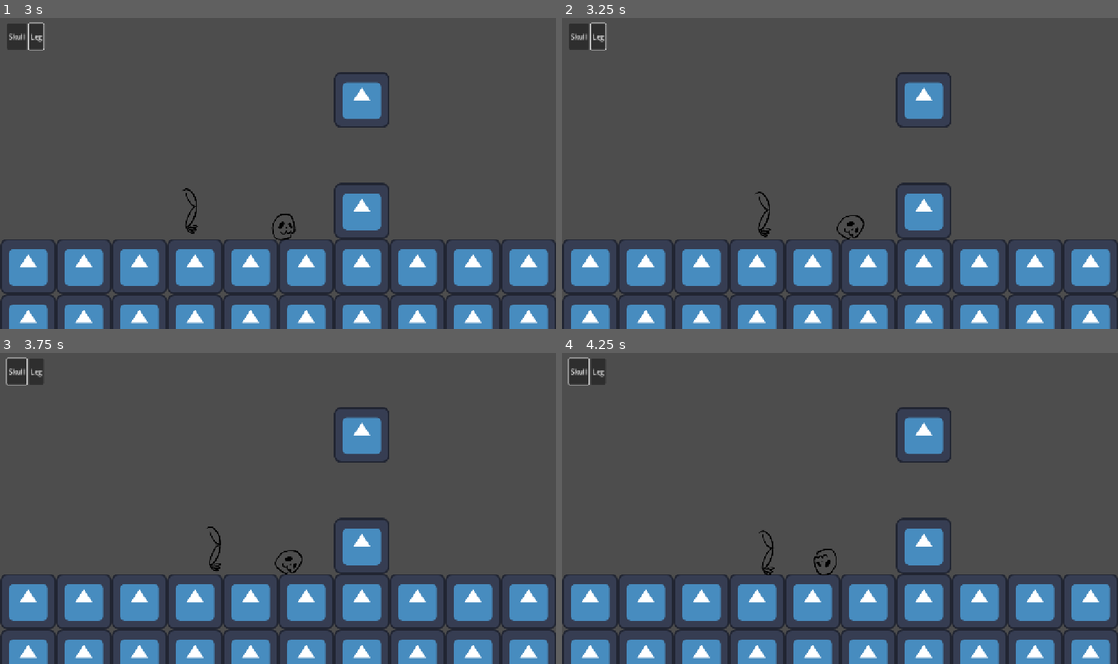
Above: before the commit, frames 1-4 (two rows, left to right).
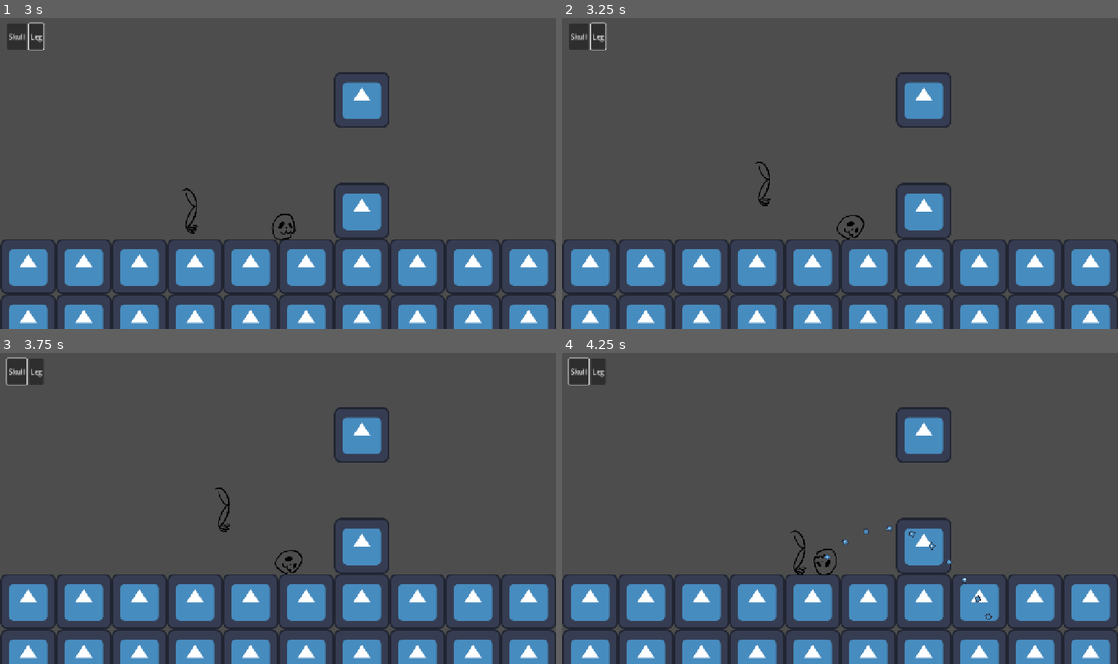
Above: after the commit, the same moments.

Repository: KettLovahr/ludum-dare-58
Game: Godot game, scene res://Scenes/Levels/01.tscn
Two runs of this game, one before a commit and one after it. Both use one fixed random seed, a clock stepped at 60 frames per second and the inputs below. The engine's default icon, where the game draws it, is replaced by a stand-in: a white triangle on a blue panel in a dark square.
Inputs (mouse positions are in pixels of both pictures, inside the frame that each line leads up to):
- Up to frame 1 (3 s): click "Skull" at 0.5 s; click "Leg" at 1.25 s; tap Enter at 2 s; move the mouse to (239, 226) at 2.02 s; hold Up (move_up) 2.03-2.78 s; hold Right (move_right) from 2.03 s (still down); tap Space (move_action) at 2.1 s; click (239, 226) at 2.17 s; move the mouse to (177, 176) at 2.77 s; tap Up (move_up) at 2.85 s; click (177, 176) at 2.92 s
- Up to frame 2 (3.25 s): keep holding Right (move_right); tap Up (move_up) at 3.02 s; tap Space (move_action) at 3.05 s
- Up to frame 3 (3.75 s): tap Up (move_up) at 3.32 s; move the mouse to (333, 440) at 3.52 s; release Right (move_right) at 3.53 s; hold Left (move_left) from 3.53 s (still down); hold Up (move_up) from 3.53 s (still down); tap Space (move_action) at 3.6 s
- Up to frame 4 (4.25 s): keep holding Left (move_left); keep holding Up (move_up)

Frame 1 is identical in both runs. In frame 2, 0.2% of the frame differs, in the area x 34-38%, y 46-71%; in frame 3, 0.2%; in frame 4, 0.3%, in the area x 35-78%, y 55-86%.

Commit message:
Implementar os ajustes que o Fupi pediu

Diff:
--- a/Scenes/Objects/Player/Parts/Leg/KickArea.gd
+++ b/Scenes/Objects/Player/Parts/Leg/KickArea.gd
@@ -25,7 +25,7 @@
 	# just simulate the whole path i guess idfk
 	var yvel = -height
 	var yp = yvel * delta
-	for i in range(strength):
+	for i in range(abs(strength) + 1):
 		curve.add_point(Vector2(dist * i * delta, yp))
 		yp += yvel * delta
 		yvel += PlayerPart.GRAVITY * delta
--- a/Scenes/Objects/Player/Parts/Leg/Leg.gd
+++ b/Scenes/Objects/Player/Parts/Leg/Leg.gd
@@ -6,6 +6,7 @@
 const JUMP_HEIGHT = 500
 
 var can_kick := true
+var kick_dir: Direction
 
 enum Direction {
 	LEFT,
@@ -14,18 +15,15 @@
 
 func _handle_controls(delta: float):
 	if is_on_floor():
-		if Input.is_action_pressed("move_left"):
-			hop(Direction.LEFT)
-		if Input.is_action_pressed("move_right"):
-			hop(Direction.RIGHT)
-		if Input.is_action_just_pressed("move_up"):
+		velocity.x = Input.get_axis("move_left","move_right") * HOP_DIST
+		if Input.is_action_just_pressed("move_action"):
 			if $KickArea.kick_target != null:
 				if can_kick:
 					$KickArea.handle_kick()
 					$KickDelay.start(1.0)
 					can_kick = false
-			else:
-				velocity.y = -JUMP_HEIGHT
+		if Input.is_action_pressed("move_up"):
+			velocity.y = -JUMP_HEIGHT
 
 func _custom_behavior(delta: float):
 	if is_on_floor():
@@ -36,8 +34,10 @@
 	match direction:
 		Direction.LEFT:
 			velocity.x = -HOP_DIST
+			kick_dir = Direction.LEFT
 		Direction.RIGHT:
 			velocity.x = HOP_DIST
+			kick_dir = Direction.LEFT
 	velocity.y = -HOP_HEIGHT
 
 
